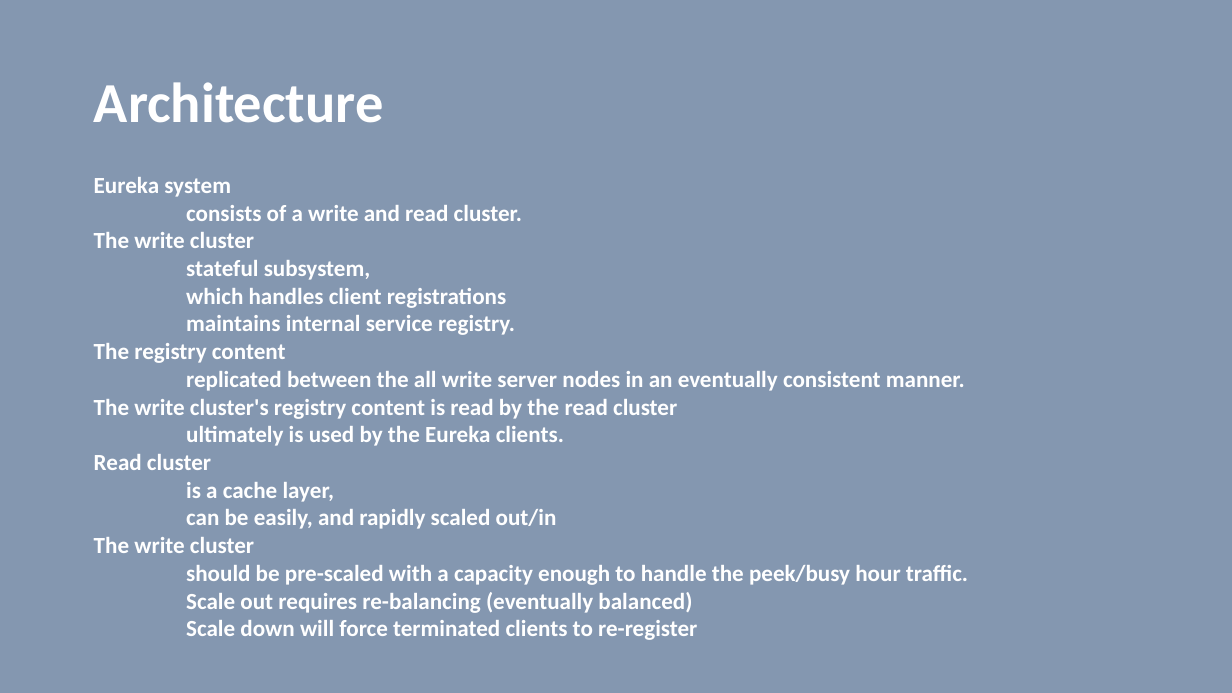
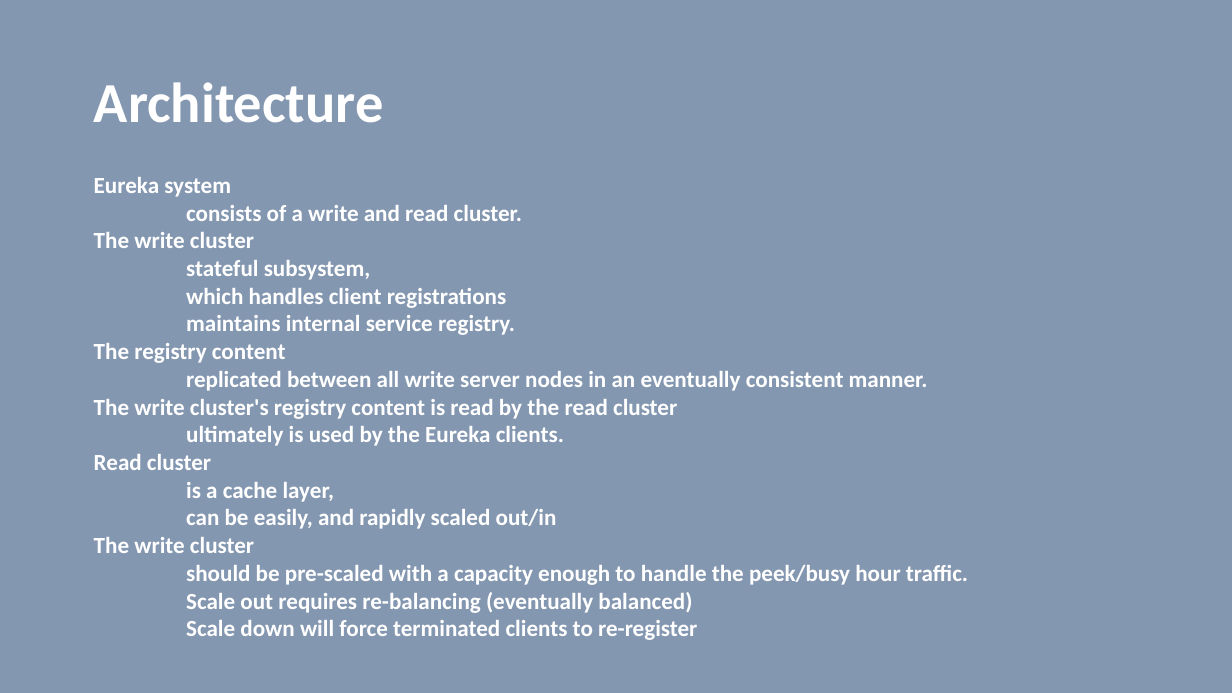
Before and after one commit to vilasvarghese/microservices, a slide deck: slide 9 of training/day3/Day3.pptx (slide 10 before the commit). Drawn at 1232x693 pixels with LibreOffice and Linux fonts; fonts in the diff are those of the drawing. Boxes give left, top, right and bottom in pixels: in the first picture for what was removed or moved away, otherwise in the second. Text is boxed around its words. In the diff, an @@ line names an element or a change of style, - is before the commit and + after.

```diff
--- a/training/day3/Day3.pptx
+++ b/training/day3/Day3.pptx
@@ text at [186,371,928,391]: text changed @@
-replicated between the all write server nodes in an eventually consistent manner.
+replicated between all write server nodes in an eventually consistent manner.
```
Also in this commit, not shown: 3 other slides changed, 2 slides removed, 8 other files.
